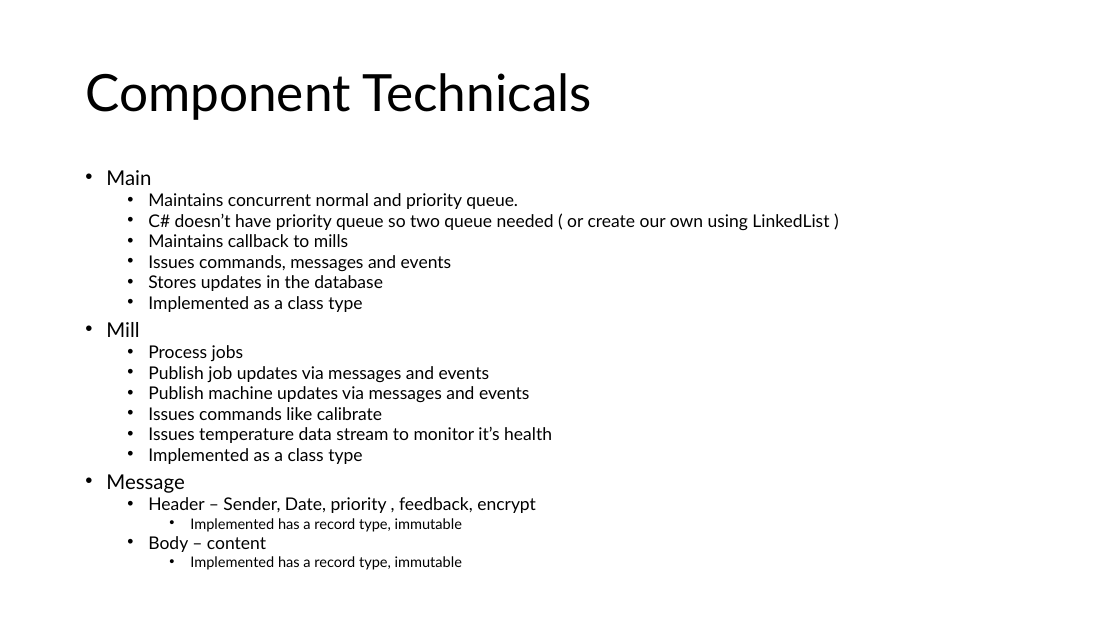
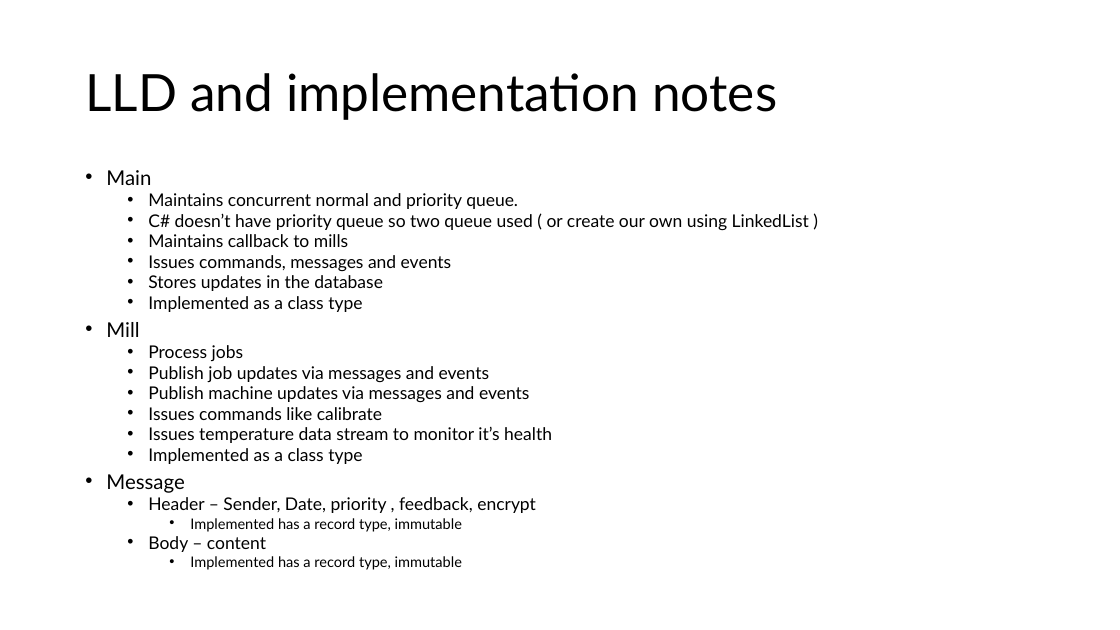
Before and after one commit to pankajkhara/advansys, a slide deck: slide 7 of docs/Assignment.pptx (slide 6 before the commit). Drawn at 1120x630 pixels with LibreOffice and Linux fonts; fonts in the diff are those of the drawing. Boxes give left, top, right and bottom in pixels: in the first picture for what was removed or moved away, otherwise in the second. Text is boxed around its words. In the diff, an @@ line names an element or a change of style, - is before the commit and + after.

```diff
--- a/docs/Assignment.pptx
+++ b/docs/Assignment.pptx
@@ title at box(85, 73, 777, 120): text changed @@
-Component Technicals
+LLD and implementation notes
@@ text at box(148, 213, 809, 231): text changed @@
-  • C# doesn’t have priority queue so two queue needed ( or create our own using LinkedList )
+  • C# doesn’t have priority queue so two queue used ( or create our own using LinkedList )
```
Also in this commit, not shown: 4 other slides changed, 2 slides added, 3 other files.
